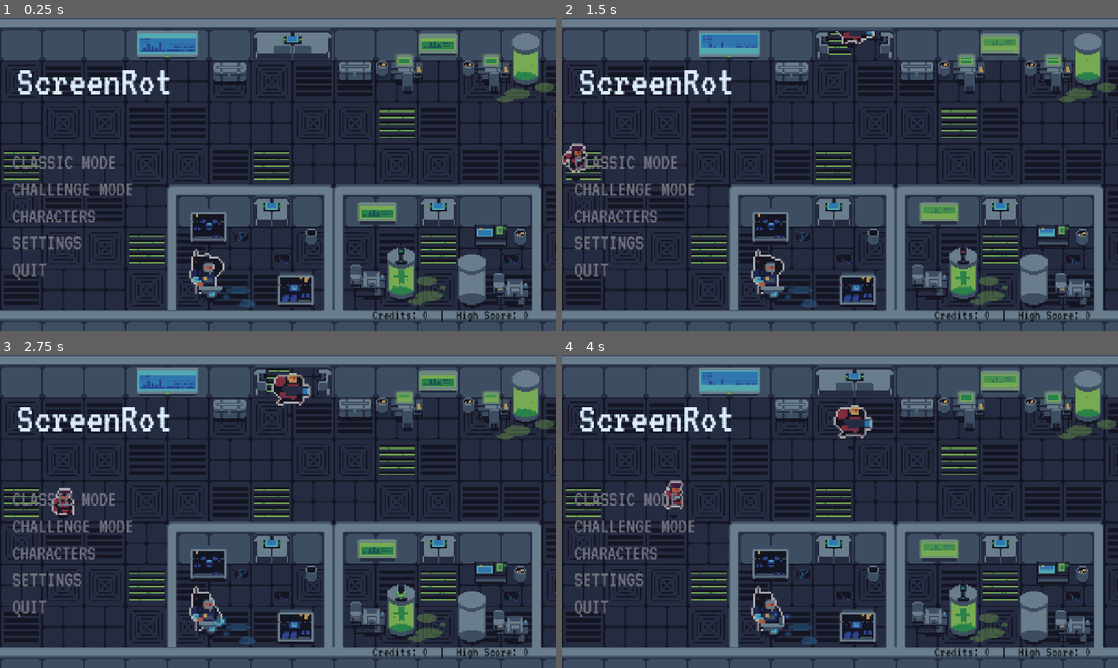
Above: before the commit, frames 1-4 (two rows, left to right).
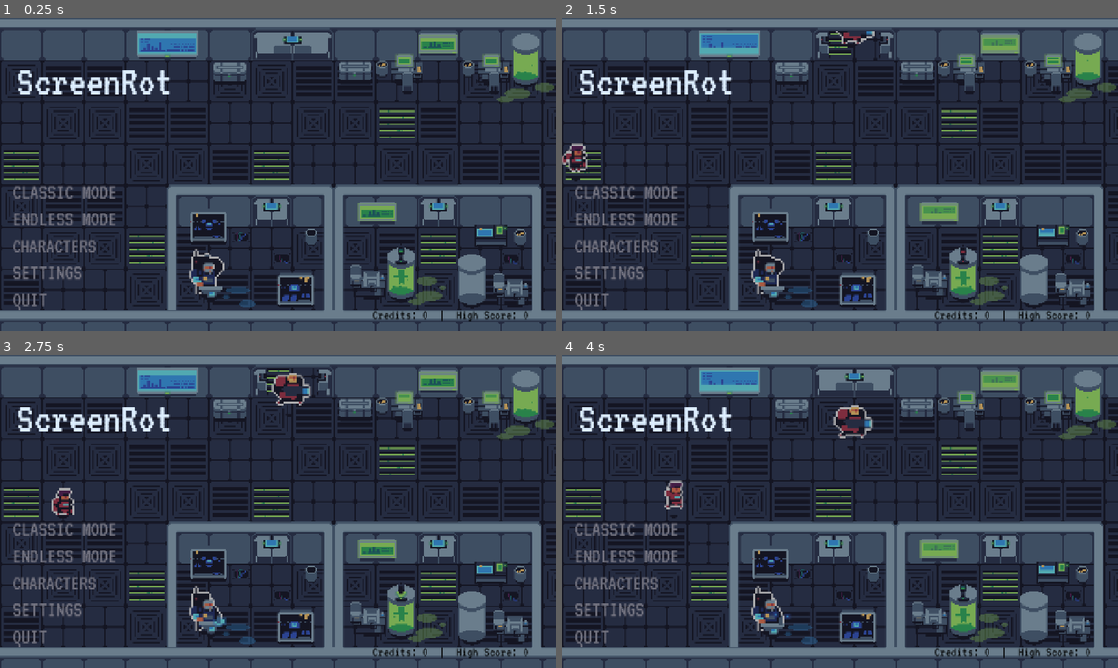
Above: after the commit, the same moments.

Repository: Gubari/ScreenRot
Game: Godot game, scene res://scenes/menus/main_menu.tscn
The game is run twice, just before and just after one commit, with the same random seed, the same clock (stepped at 60 frames per second) and the same inputs.
Inputs (mouse positions are in pixels of both pictures, inside the frame that each line leads up to):
- Up to frame 1 (0.25 s): no input
- Up to frame 2 (1.5 s): move the mouse to (962, 158) at 0.52 s; hold D (move_right) 0.53-1.28 s; tap Shift (dash) at 0.6 s; click (962, 158) at 0.67 s; move the mouse to (728, 190) at 1.27 s; hold S (move_down) from 1.28 s (still down); tap Space (defrag) at 1.35 s
- Up to frame 3 (2.75 s): move the mouse to (333, 442) at 2.02 s; release S (move_down) at 2.03 s; press the mouse at (333, 442) at 2.03 s; hold D (move_right) from 2.03 s (still down)
- Up to frame 4 (4 s): move the mouse to (812, 574) at 2.77 s; release D (move_right) at 2.78 s; release the mouse at (812, 574) at 2.78 s; hold W (move_up) 2.78-3.53 s; tap U at 2.85 s; click (812, 574) at 2.92 s; move the mouse to (1006, 558) at 3.52 s; hold A (move_left) from 3.53 s (still down); tap Shift (dash) at 3.6 s

The runs differ from the first frame. In frame 1, 2.3% of the frame differs, in the area x 2-24%, y 44-94%; in frame 2, 2.3%; in frame 3, 2.3%; in frame 4, 2.3%.

Commit message:
Main menu touchup

Diff:
--- a/scenes/menus/main_menu.tscn
+++ b/scenes/menus/main_menu.tscn
@@ -38,24 +38,24 @@
 anchors_preset = 2
 anchor_top = 1.0
 anchor_bottom = 1.0
-offset_left = 28.0
-offset_top = -413.0
-offset_right = 468.0
-offset_bottom = -116.0
+offset_left = 29.0
+offset_top = -344.0
+offset_right = 469.0
+offset_bottom = -47.0
 grow_vertical = 0
 theme_override_constants/separation = 12
 
-[node name="ClassicLabel" type="Label" parent="MenuContainer"]
+[node name="ClassicLabel" type="Label" parent="MenuContainer" unique_id=1271473122]
 layout_mode = 2
 size_flags_horizontal = 0
 theme_override_font_sizes/font_size = 50
 text = "CLASSIC MODE"
 
-[node name="ChallengeLabel" type="Label" parent="MenuContainer"]
+[node name="EndlessLabel" type="Label" parent="MenuContainer" unique_id=434291516]
 layout_mode = 2
 size_flags_horizontal = 0
 theme_override_font_sizes/font_size = 50
-text = "CHALLENGE MODE"
+text = "ENDLESS MODE"
 
 [node name="CharacterLabel" type="Label" parent="MenuContainer" unique_id=1564347388]
 layout_mode = 2
--- a/scripts/menus/main_menu.gd
+++ b/scripts/menus/main_menu.gd
@@ -1,7 +1,7 @@
 extends Control
 
 @onready var classic_label: Label = $MenuContainer/ClassicLabel
-@onready var challenge_label: Label = $MenuContainer/ChallengeLabel
+@onready var challenge_label: Label = $MenuContainer/EndlessLabel
 @onready var settings_label: Label = $MenuContainer/SettingsLabel
 @onready var character_label: Label = $MenuContainer/CharacterLabel
 @onready var quit_label: Label = $MenuContainer/QuitLabel
@@ -16,7 +16,7 @@
 func _ready() -> void:
 	menu_items = [
 		{"label": classic_label, "text": "CLASSIC MODE", "action": _on_classic},
-		{"label": challenge_label, "text": "CHALLENGE MODE", "action": _on_challenge},
+		{"label": challenge_label, "text": "ENDLESS MODE", "action": _on_challenge},
 		{"label": settings_label, "text": "SETTINGS", "action": _on_settings},
 		{"label": character_label, "text": "CHARACTER", "action": _on_character_shop},
 		{"label": quit_label, "text": "QUIT", "action": _on_quit},
